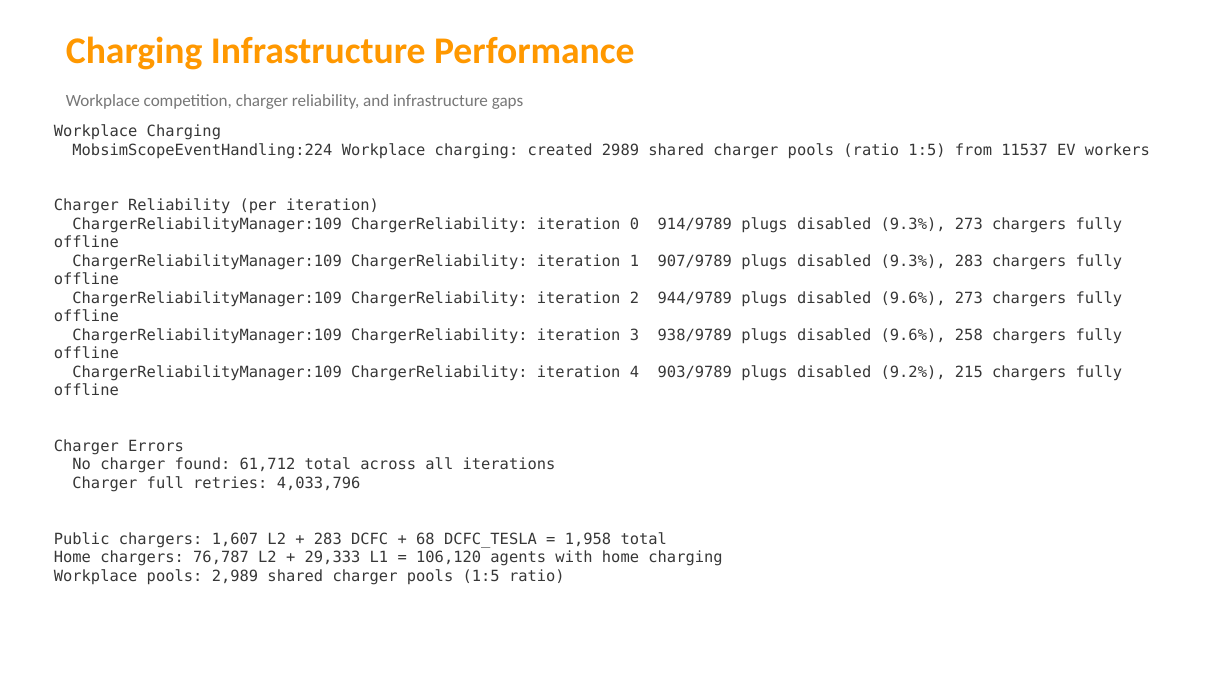
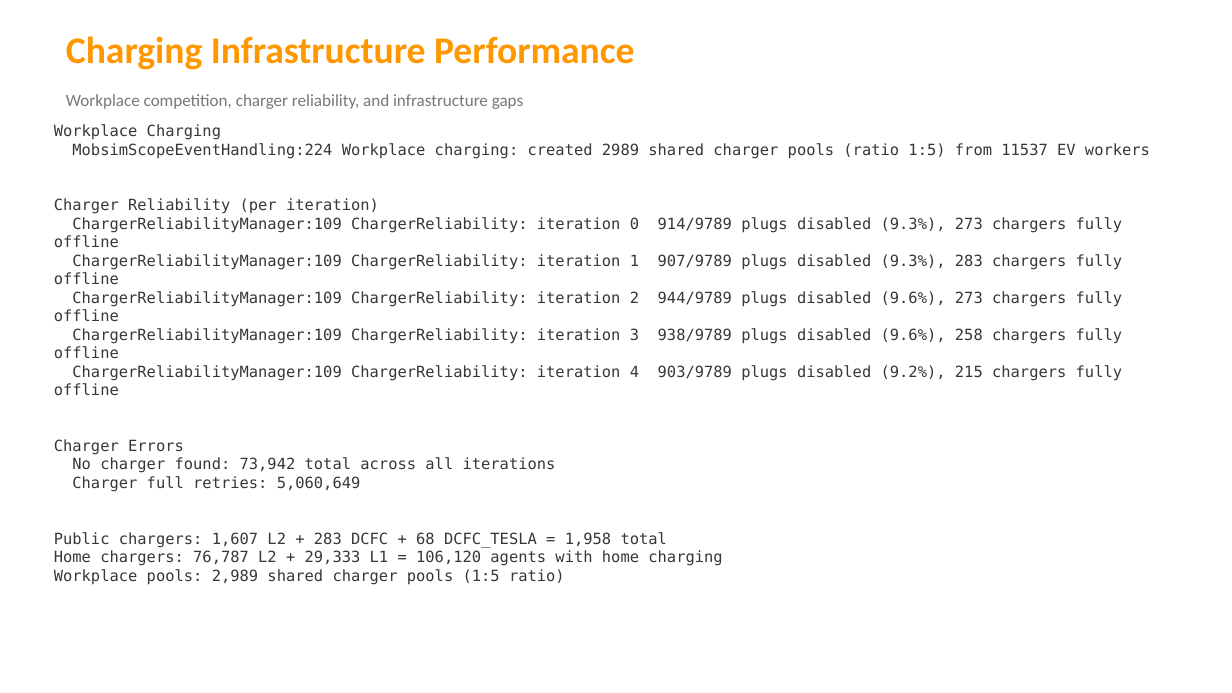
Before and after one commit to Tomal121186621/UrbanEV-MATSim-Maryland, a slide deck: slide 6 of UrbanEV_Results.pptx. Drawn at 1232x693 pixels with LibreOffice and Linux fonts; fonts in the diff are those of the drawing. Boxes give left, top, right and bottom in pixels: in the first picture for what was removed or moved away, otherwise in the second. Text is boxed around its words. In the diff, an @@ line names an element or a change of style, - is before the commit and + after.

Commit message:
Auto-update results after iteration 8

```diff
--- a/UrbanEV_Results.pptx
+++ b/UrbanEV_Results.pptx
@@ text at [72, 457, 556, 492]: text changed @@
-No charger found: 61,712 total across all iterations
-Charger full retries: 4,033,796
+No charger found: 73,942 total across all iterations
+Charger full retries: 5,060,649
```
Also in this commit, not shown: 6 other slides changed.
